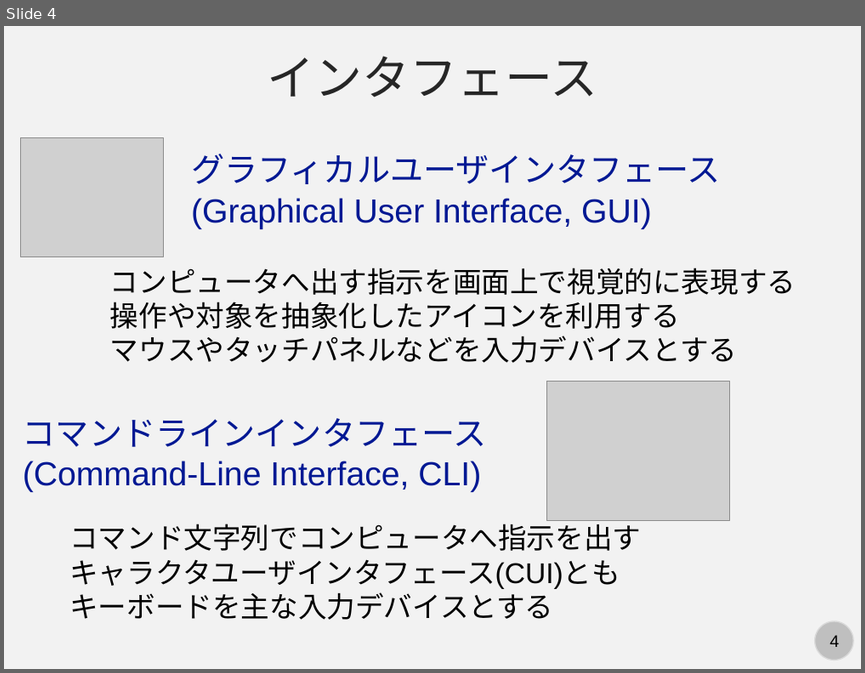
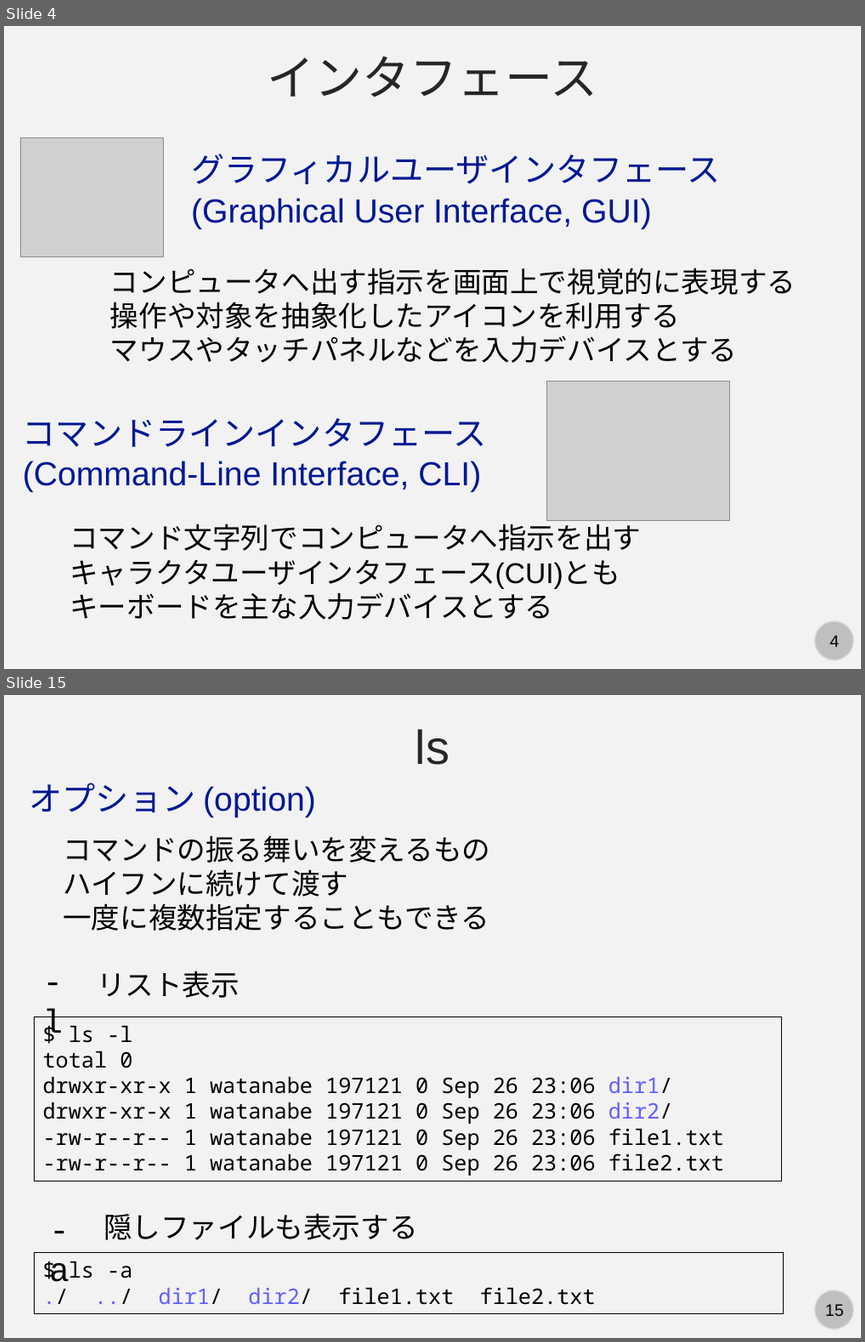
Before and after one commit to kaityo256/github, a slide deck: command/fig/slide.pptx. Shown one above the other, each under a label of ours: slide 4 before the commit, slides 4 and 15 after it; the slides between them are not shown. The pictures are 865x673 and 865x1342 pixels, drawn with LibreOffice and Linux fonts; fonts in the diff are those of the drawing; grey boxes stand for pictures. Boxes give left, top, right and bottom in pixels: in the first picture for what was removed or moved away, otherwise in the second. Text is boxed around its words. In the diff, an @@ line names an element or a change of style, - is before the commit and + after.

```diff
--- a/command/fig/slide.pptx
+++ b/command/fig/slide.pptx
@@ slide 15 added at [4,695,861,1338], background #F2F2F2; not listed: 2 template elements that a slide beside it also shows @@
@@ text added at [415,729,449,765], 40 pt, text #262626 @@
+ls
@@ text added at [30,783,316,817], 28 pt, text #011893 @@
+オプション (option)
@@ text added at [63,835,490,930], 24 pt, text #000000 @@
+コマンドの振る舞いを変えるもの
+ハイフンに続けて渡す
+一度に複数指定することもできる
@@ text added at [97,970,239,998], 24 pt, text #000000 @@
+リスト表示
@@ rectangle added at [34,1016,781,1181], outline #000000 0.75 pt, 18 pt, text #000000 @@
+$ ls -l
+total 0
+drwxr-xr-x 1 watanabe 197121 0 Sep 26 23:06 dir1/
+drwxr-xr-x 1 watanabe 197121 0 Sep 26 23:06 dir2/
+-rw-r--r-- 1 watanabe 197121 0 Sep 26 23:06 file1.txt
+-rw-r--r-- 1 watanabe 197121 0 Sep 26 23:06 file2.txt
@@ text added at [43,1009,64,1042], 28 pt, text #000000 @@
+-l
@@ text added at [103,1213,418,1240], 24 pt, text #000000 @@
+隠しファイルも表示する
@@ rectangle added at [34,1253,783,1314], outline #000000 0.75 pt, 18 pt, text #000000 @@
+$ ls -a
+./ ../ dir1/ dir2/ file1.txt file2.txt
@@ text added at [49,1261,69,1290], 28 pt, text #000000 @@
+-a
```
Also in this commit, not shown: 1 slide changed, 13 other slides added, 1 slide removed.
